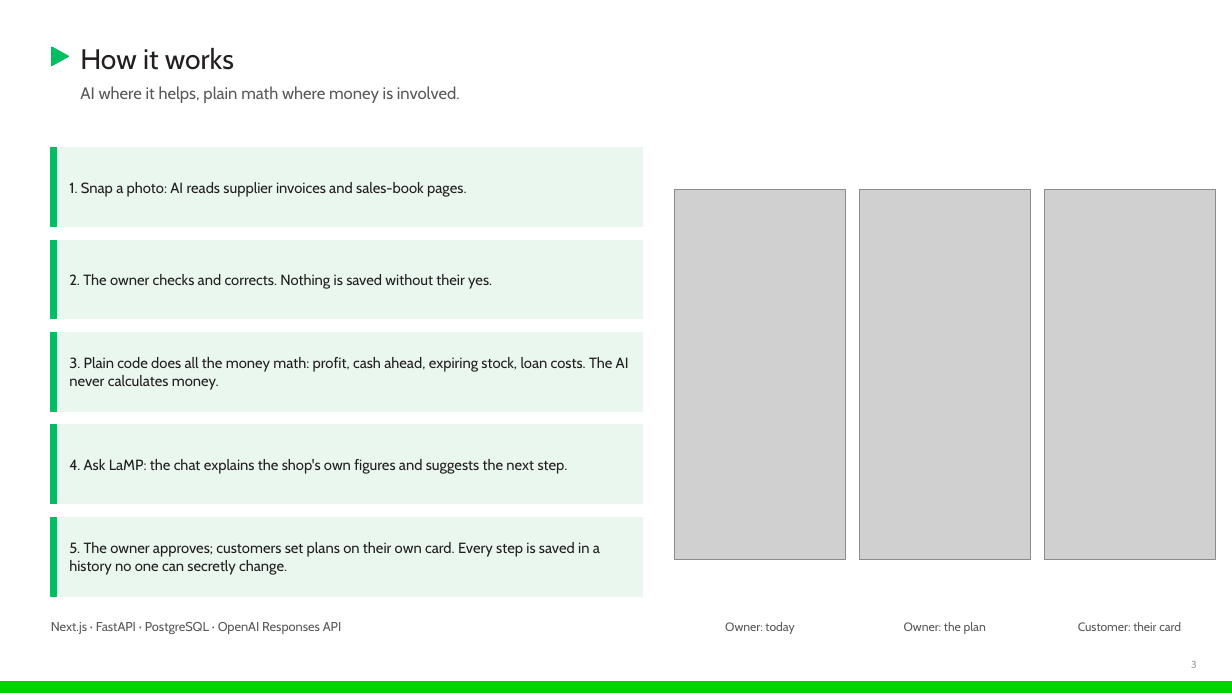
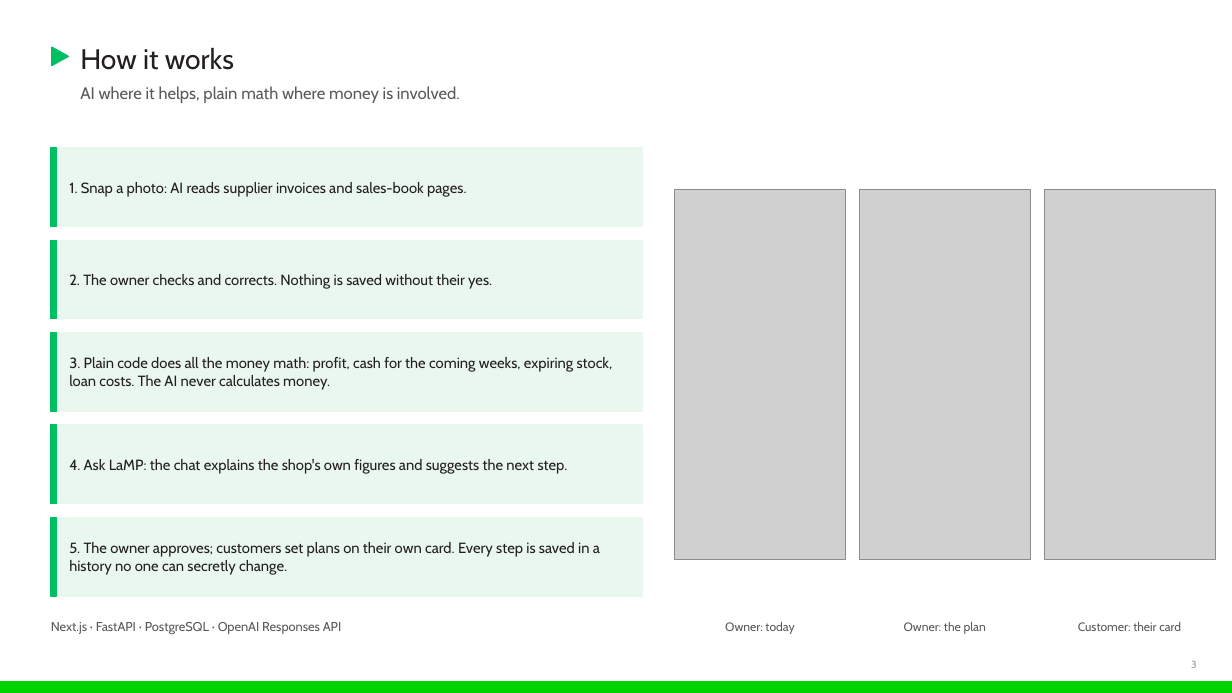
Before and after one commit to ishmam259/LaMP.ai, a slide deck: slide 3 of deck/LaMP-AIgnite.pptx. Drawn at 1232x693 pixels with LibreOffice and Linux fonts; fonts in the diff are those of the drawing; grey boxes stand for pictures. Boxes give left, top, right and bottom in pixels: in the first picture for what was removed or moved away, otherwise in the second. Text is boxed around its words. In the diff, an @@ line names an element or a change of style, - is before the commit and + after.

Commit message:
deck, video: plain-words tagline to match the app description

```diff
--- a/deck/LaMP-AIgnite.pptx
+++ b/deck/LaMP-AIgnite.pptx
@@ text at (x1=69, y1=357, x2=613, y2=390): text changed @@
-3. Plain code does all the money math: profit, cash ahead, expiring stock, loan costs. The AI never calculates money.
+3. Plain code does all the money math: profit, cash for the coming weeks, expiring stock, loan costs. The AI never calculates money.
```
Also in this commit, not shown: 1 other slide changed, 4 other files.
